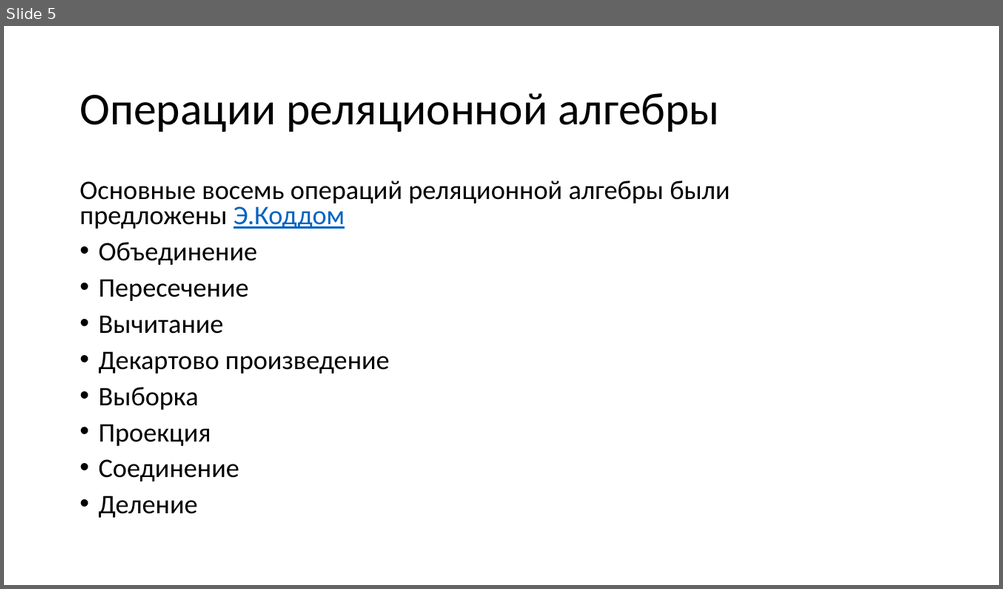
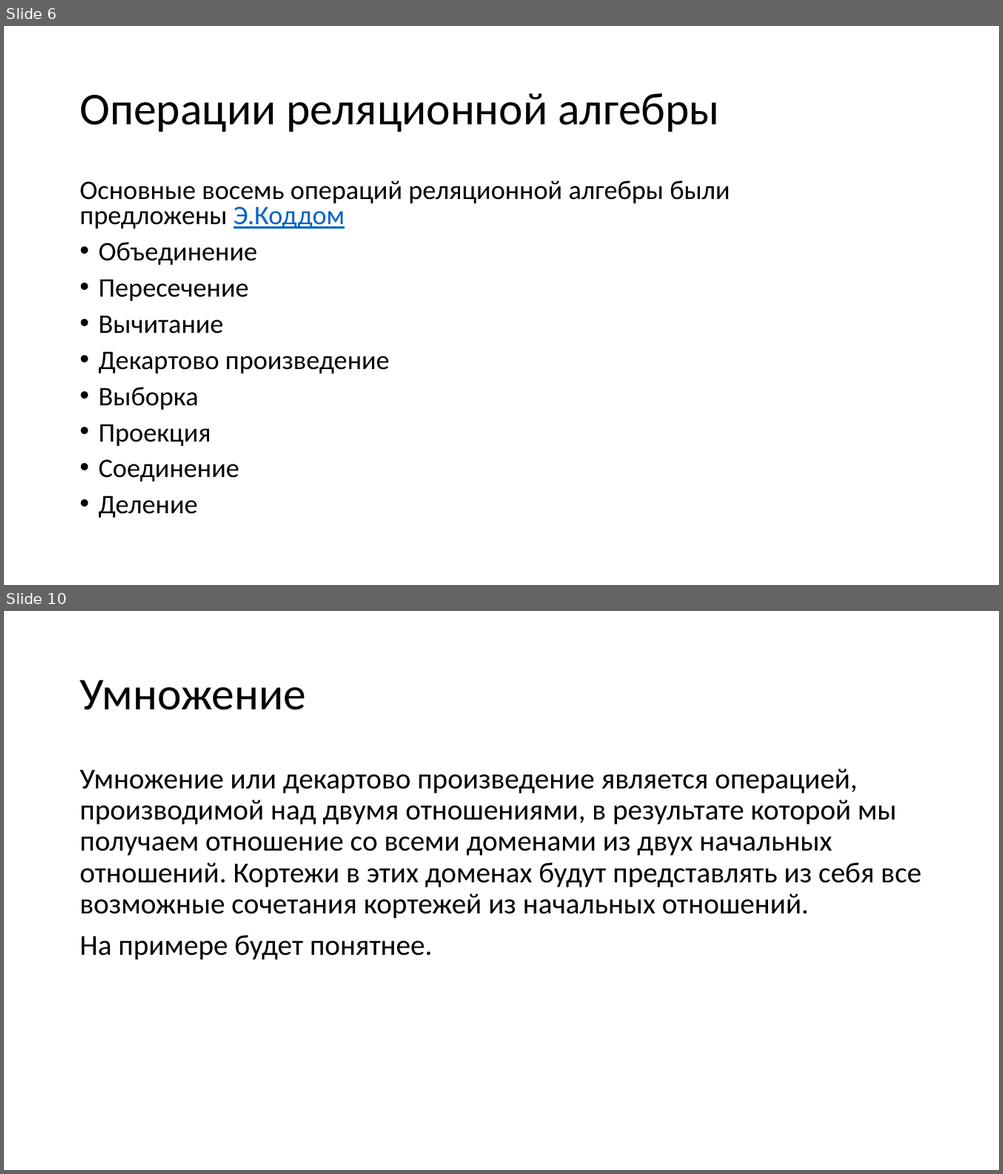
Before and after one commit to avdosev/DataBasePresentations, a slide deck: Реляционная Алгебра/Презентация.pptx. Shown one above the other, each under a label of ours: slide 5 before the commit, slides 6 and 10 after it; the slides between them are not shown. The pictures are 1003x589 and 1003x1174 pixels, drawn with LibreOffice and Linux fonts; fonts in the diff are those of the drawing. Boxes give left, top, right and bottom in pixels: in the first picture for what was removed or moved away, otherwise in the second. Text is boxed around its words. In the diff, an @@ line names an element or a change of style, - is before the commit and + after.

```diff
--- a/Реляционная Алгебра/Презентация.pptx
+++ b/Реляционная Алгебра/Презентация.pptx
@@ slide 10 added at bbox=[4, 611, 999, 1170], background #FFFFFF @@
@@ title added at bbox=[79, 680, 306, 710], 44 pt, text #000000 @@
+Умножение
@@ text added at bbox=[79, 769, 921, 960], 28 pt, text #000000 @@
+Умножение или декартово произведение является операцией, производимой над двумя отношениями, в результате которой мы получаем отношение со всеми доменами из двух начальных отношений. Кортежи в этих доменах будут представлять из себя все возможные сочетания кортежей из начальных отношений.
+На примере будет понятнее.
@@ what was slide 5 is now slide 6 @@
```
Also in this commit, not shown: 2 slides changed, 10 other slides added, 5 slides removed.
